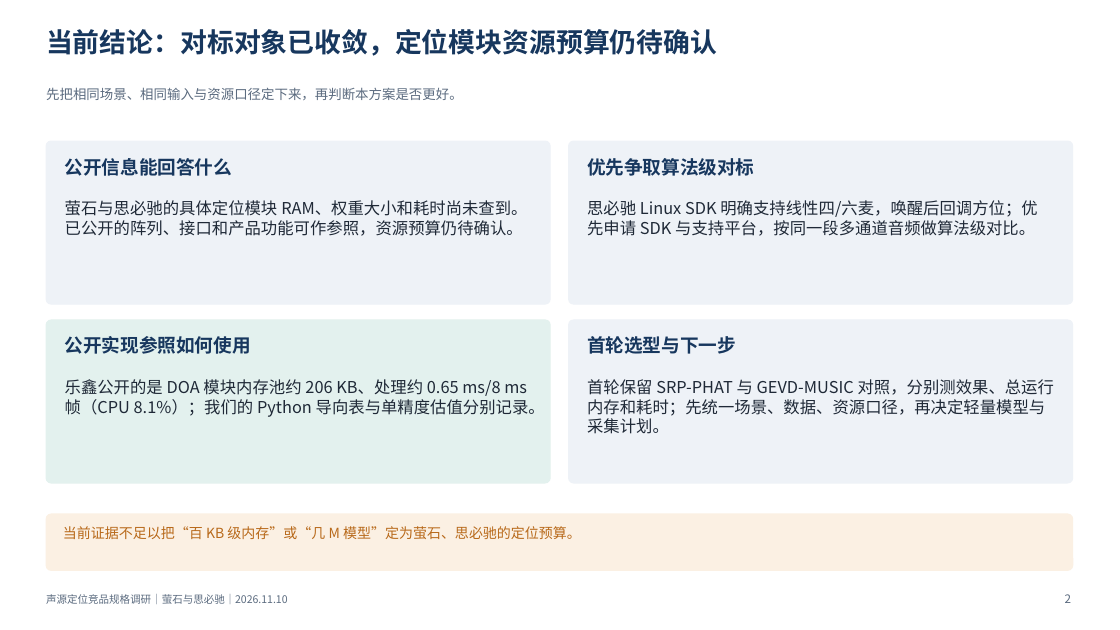
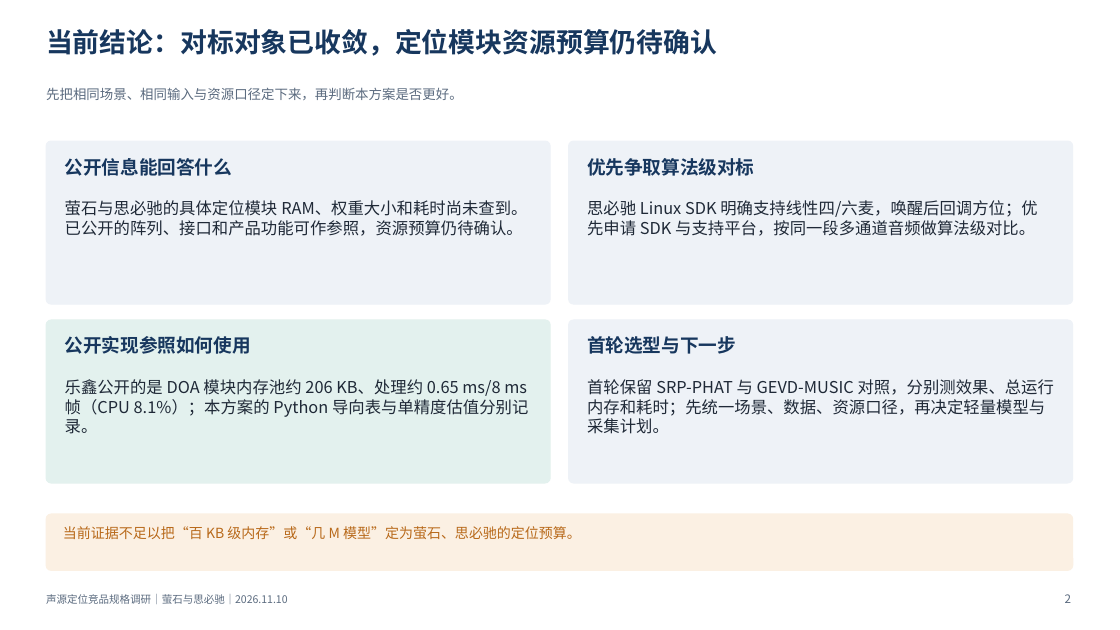
Before and after one commit to ZeroFoxxi/ssl-scene1, a slide deck: slide 2 of 竞品规格调研_萤石与思必驰.pptx. Drawn at 1120x630 pixels with LibreOffice and Linux fonts; fonts in the diff are those of the drawing. Boxes give left, top, right and bottom in pixels: in the first picture for what was removed or moved away, otherwise in the second. Text is boxed around its words. In the diff, an @@ line names an element or a change of style, - is before the commit and + after.

```diff
--- a/竞品规格调研_萤石与思必驰.pptx
+++ b/竞品规格调研_萤石与思必驰.pptx
@@ text at [65, 379, 528, 434]: text changed @@
-乐鑫公开的是 DOA 模块内存池约 206 KB、处理约 0.65 ms/8 ms 帧（CPU 8.1%）；我们的 Python 导向表与单精度估值分别记录。
+乐鑫公开的是 DOA 模块内存池约 206 KB、处理约 0.65 ms/8 ms 帧（CPU 8.1%）；本方案的 Python 导向表与单精度估值分别记录。
```
Also in this commit, not shown: 1 other slide changed, 5 other files.
